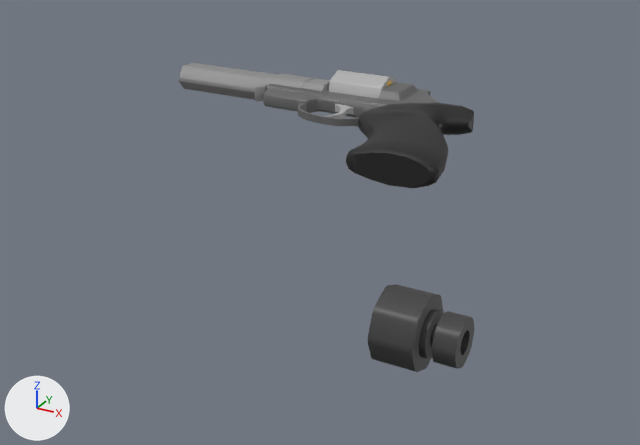
An edit to the Blender file Project/Blend Files/Models/Viewmodel/Nateva.blend, drawn before and after from the same camera.
The view is the same before and after, from a camera (50 mm lens) standing at (0.383, -0.66, 0.228) and looking at (0.099, -0.145, -0.03). Every picture has the same lights, and +X, +Y and +Z are marked at lower left.

The first picture shows 'Nateva'.
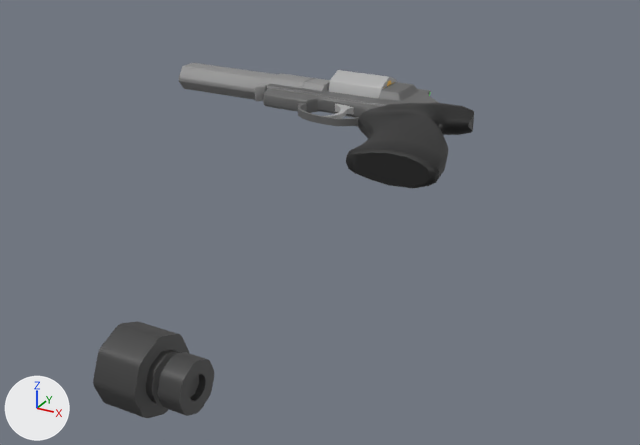
Patch to the scene script:
```diff
--- a/Project/Blend Files/Models/Viewmodel/Nateva.blend.py
+++ b/Project/Blend Files/Models/Viewmodel/Nateva.blend.py
@@ me_cube_001 @@
 # used by ob_nateva; location = (0.0, 0.0, 0.0)
-me_cube_001.from_pydata(...)  # 4385 vertices, 4247 faces; spans x -0.166..0.265, y -0.32..0.1, z -0.022..0.022
+me_cube_001.from_pydata(...)  # 4406 vertices, 4265 faces; spans x -0.166..0.173, y -0.413..0.1, z -0.022..0.022
+# me_cube_001 part 1: 288 vertices moved from x 0.222..0.265, y -0.32..-0.279, z -0.02..0.02 to x 0.13..0.173, y -0.413..-0.373, z -0.02..0.02
 me_cube_001.materials.append(mat_mat)
```

Where the change shows, as pixel boxes (x1, y1, x2, y2) in the pictures (640 x 445 px; the box of a moved part takes in the faces that stretch with it):
'Nateva', reshaped (29% wider, 15% taller)
    before: (179, 63, 474, 372)
    after: (93, 63, 474, 418)
part 1 of me_cube_001, moved or reshaped
    before: (368, 284, 474, 372)
    after: (93, 321, 214, 418)
